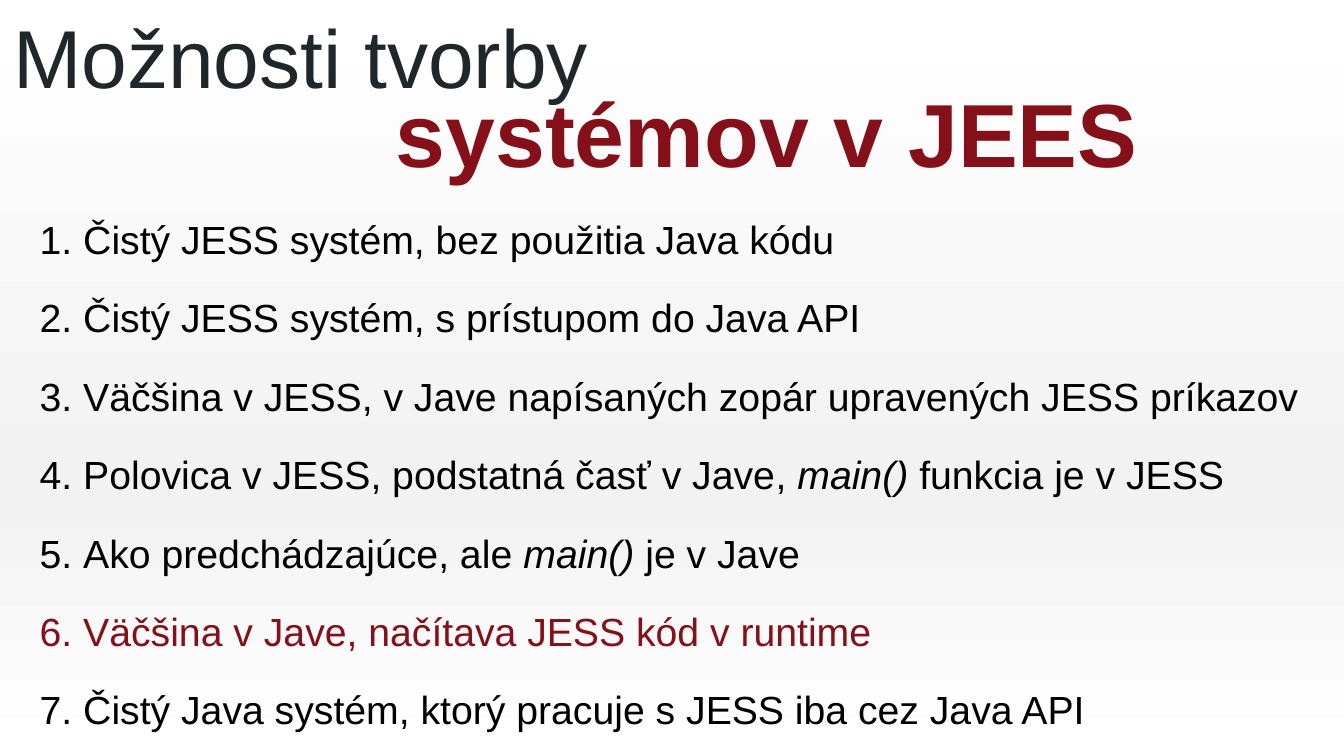
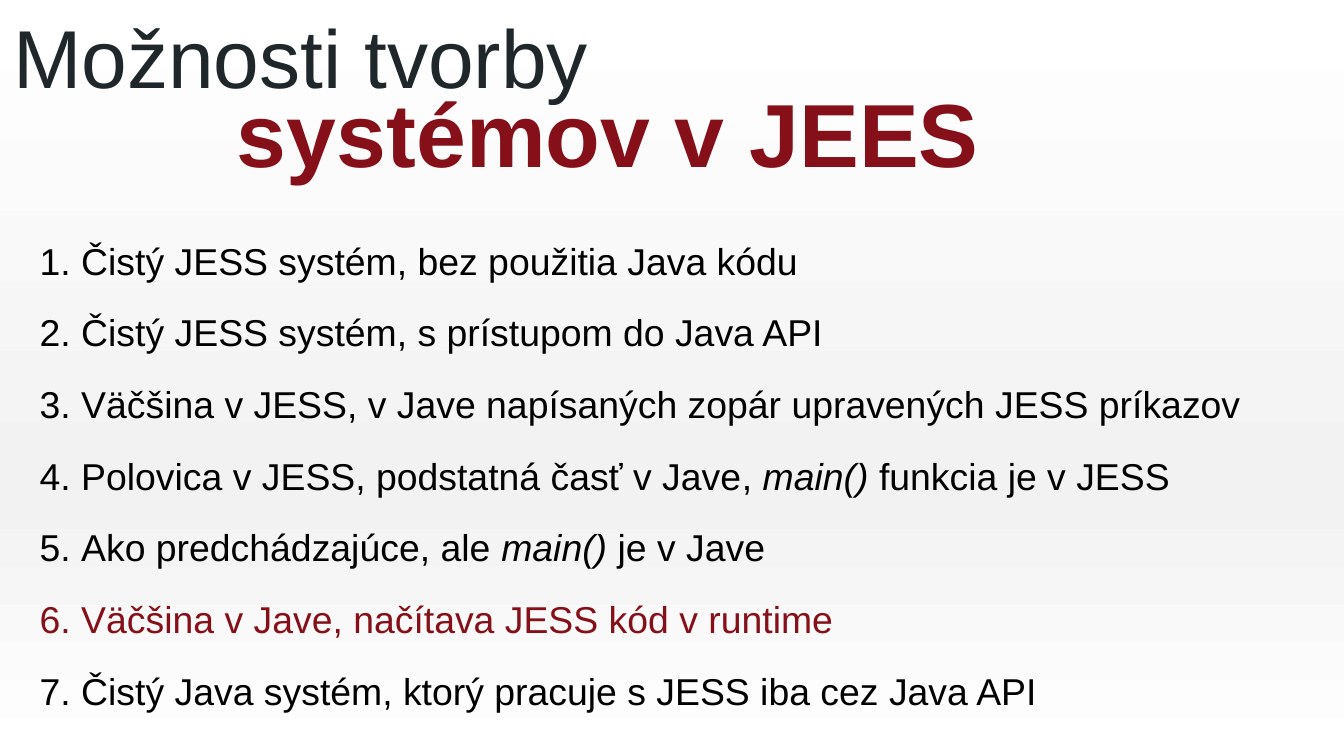
Before and after one commit to heriproj/3E, a slide deck: slide 8 of Jozef_Krajčovič.pptx. Drawn at 1344x756 pixels with LibreOffice and Linux fonts; fonts in the diff are those of the drawing. Boxes give left, top, right and bottom in pixels: in the first picture for what was removed or moved away, otherwise in the second. Text is boxed around its words. In the diff, an @@ line names an element or a change of style, - is before the commit and + after.

```diff
--- a/Jozef_Krajčovič.pptx
+++ b/Jozef_Krajčovič.pptx
@@ text "systémov v JEES": place and size @@
-text "systémov v JEES" at [396, 97, 1137, 184]
+text "systémov v JEES" at [237, 97, 979, 184]
@@ text "1. Čistý JESS systém, bez ...": place and size @@
-text "1. Čistý JESS systém, bez ..." at [40, 223, 1298, 732]
+text "1. Čistý JESS systém, bez ..." at [40, 245, 1240, 713]
@@ text "1. Čistý JESS systém, bez ..." at [40, 245, 1240, 713]: size 21 to 20 pt @@
```
Also in this commit, not shown: 3 other slides changed.
